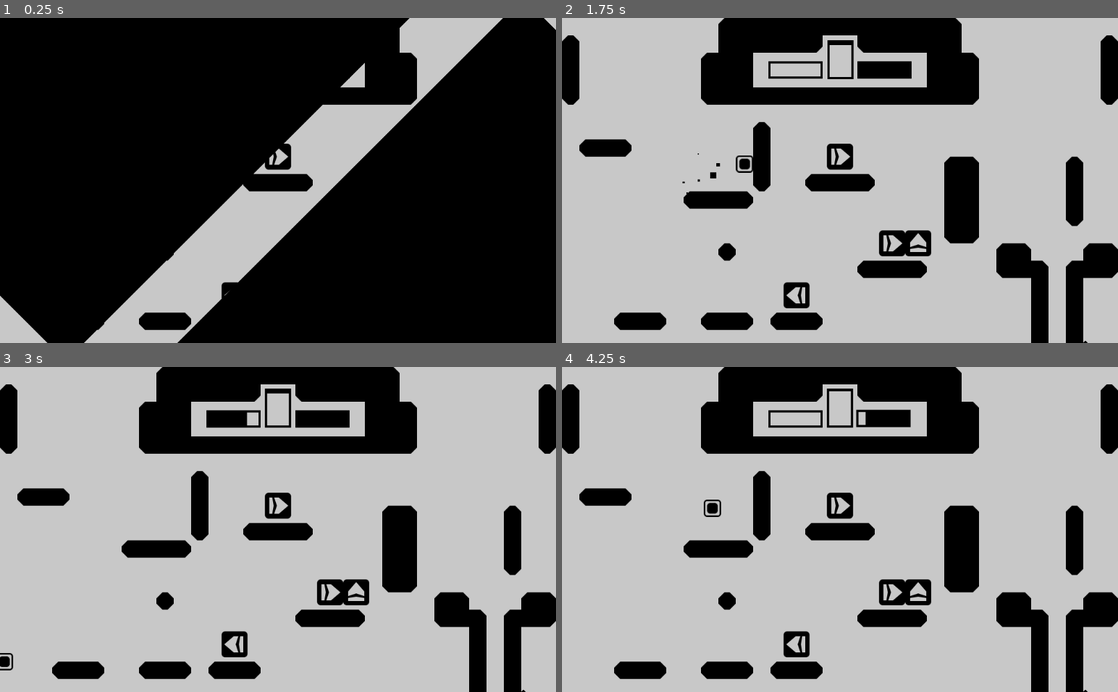
Above: before the commit, frames 1-4 (two rows, left to right).
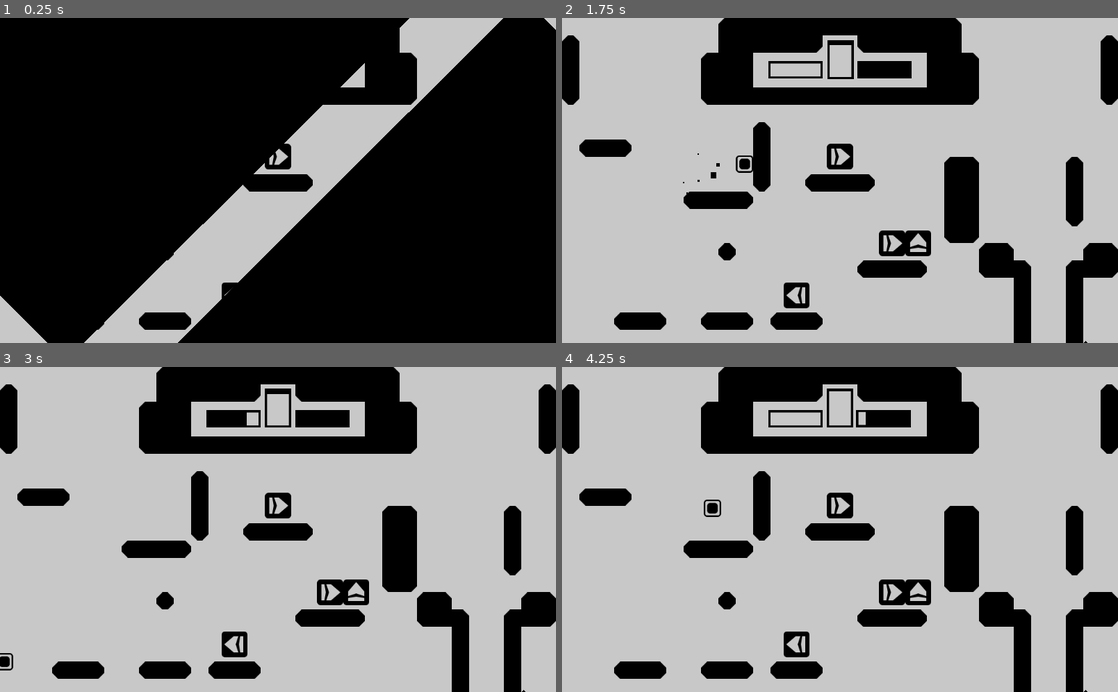
Above: after the commit, the same moments.

Repository: Sciman101/GMTK20
Game: Godot game, scene res://LEVELS/Level7.tscn
Same seed, same stepped clock (60 frames per second), same inputs: the game is played once before the commit and once after it. This scene is started directly instead of the project's main scene.
Inputs:
- Up to frame 1 (0.25 s): no input
- Up to frame 2 (1.75 s): hold D (right) from 0.53 s (still down); tap Space (jump) at 0.77, 1.52 s
- Up to frame 3 (3 s): release D (right) at 2.03 s; hold A (left) 2.03-2.78 s; hold D (right) from 2.78 s (still down)
- Up to frame 4 (4.25 s): keep holding D (right); tap Space (jump) at 3.02, 3.77 s

The runs differ from the first frame. In frame 1, 0.3% of the frame differs, in the area x 0-100%, y 0-100%; in frame 2, 2.5%; in frame 3, 2.5%; in frame 4, 2.5%, in the area x 4-99%, y 6-100%.

Commit message:
changed level layout and fixed camera bug

Diff:
--- a/LEVELS/Level7.tscn
+++ b/LEVELS/Level7.tscn
@@ -21,7 +21,7 @@
 align = 1
 
 [node name="TileMap" parent="." index="1"]
-tile_data = PoolIntArray( 9, 1, 0, 10, 1, 1, 11, 1, 1, 12, 1 …(1486 unchanged characters)… 455, 1, 131074, 851977, 1, 196611, 851993, 1, 0, 851994, 1, 2, 851998, 1, 0, 851999, 1, 2, 917521, 1, 196608, 917522, 1, 196609, 917523, 1, 196609, 917524, 1, 196610, 917529, 1, 131072, 917530, 1, 65537, 917531, 1, 4, 917533, 1, 5, 917534, 1, 65537, 917535, 1, 131074, 983067, 1, 65539, 983069, 1, 65539, 1048603, 1, 65539, 1048605, 1, 65539, 1114115, 1, 196608, 1114116, 1, 196609, 1114117, 1, 196610, 1114120, 1, 196608, 1114121, 1, 196609, 1114122, 1, 196610, 1114124, 1, 196608, 1114125, 1, 196609, 1114126, 1, 196610, 1114139, 1, 65539, 1114141, 1, 65539, 1179675, 1, 65539, 1179677, 1, 65539, 1245211, 1, 65539, 1245213, 1, 65539, 1310747, 1, 65541, 1310748, 1, 196609, 1310749, 1, 65540 )
+tile_data = PoolIntArray( 9, 1, 0, 10, 1, 1, 11, 1, 1, 12, 1 …(1486 unchanged characters)… 455, 1, 131074, 851977, 1, 196611, 851992, 1, 0, 851993, 1, 2, 851998, 1, 0, 851999, 1, 2, 917521, 1, 196608, 917522, 1, 196609, 917523, 1, 196609, 917524, 1, 196610, 917528, 1, 131072, 917529, 1, 65537, 917530, 1, 4, 917533, 1, 5, 917534, 1, 65537, 917535, 1, 131074, 983066, 1, 65539, 983069, 1, 65539, 1048602, 1, 65539, 1048605, 1, 65539, 1114115, 1, 196608, 1114116, 1, 196609, 1114117, 1, 196610, 1114120, 1, 196608, 1114121, 1, 196609, 1114122, 1, 196610, 1114124, 1, 196608, 1114125, 1, 196609, 1114126, 1, 196610, 1114138, 1, 65539, 1114141, 1, 65539, 1179674, 1, 65539, 1179677, 1, 65539, 1245210, 1, 65539, 1245213, 1, 65539, 1310746, 1, 65541, 1310747, 1, 196609, 1310748, 1, 196609, 1310749, 1, 65540 )
 
 [node name="Pickup" parent="Pickups" index="0" instance=ExtResource( 2 )]
 position = Vector2( 320, -32 )
@@ -52,7 +52,8 @@
 shape = SubResource( 1 )
 
 [node name="Goal" parent="." index="5"]
-position = Vector2( 912, 624 )
+position = Vector2( 896, 624 )
+scale = Vector2( 2, 1 )
 next_scene = "res://LEVELS/Ending.tscn"
 [connection signal="body_entered" from="Killbox" to="Killbox" method="_on_Killbox_body_entered"]
 
--- a/project.godot
+++ b/project.godot
@@ -22,6 +22,11 @@
 [autoload]
 
 Transition="*res://partial/Transition.tscn"
+
+[display]
+
+window/stretch/mode="2d"
+window/stretch/aspect="keep"
 
 [input]
 
@@ -67,6 +72,7 @@
 
 [rendering]
 
+quality/2d/use_nvidia_rect_flicker_workaround=true
 quality/intended_usage/framebuffer_allocation=0
 quality/intended_usage/framebuffer_allocation.mobile=0
 environment/default_clear_color=Color( 0.784314, 0.784314, 0.784314, 1 )
